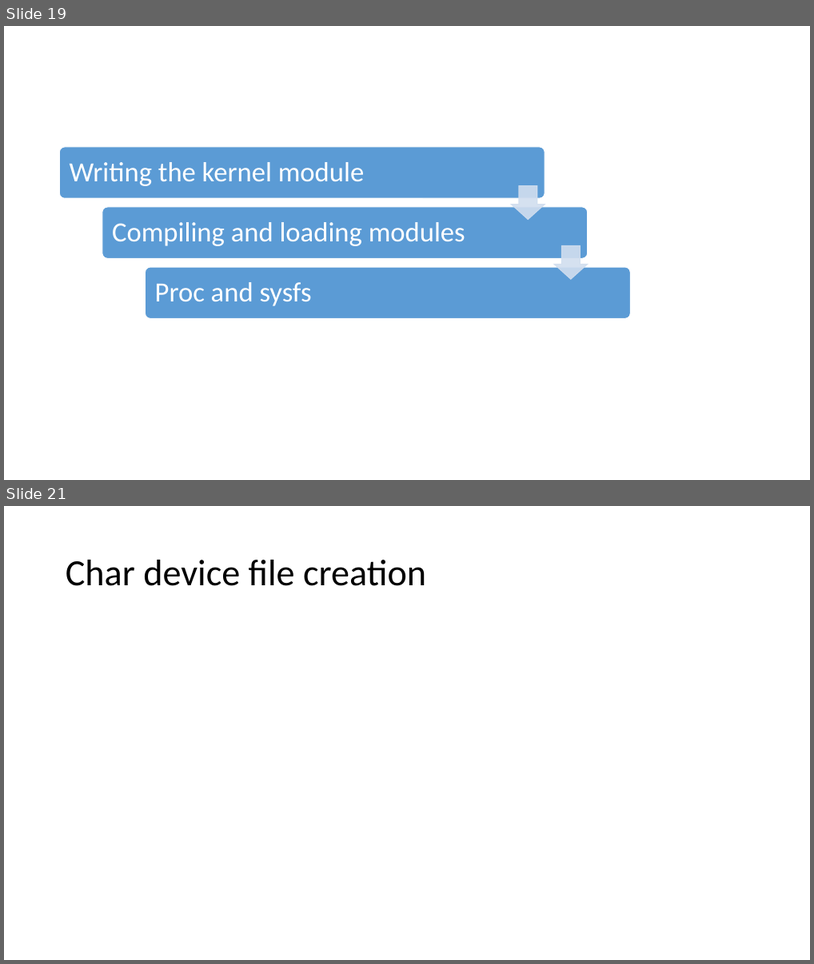
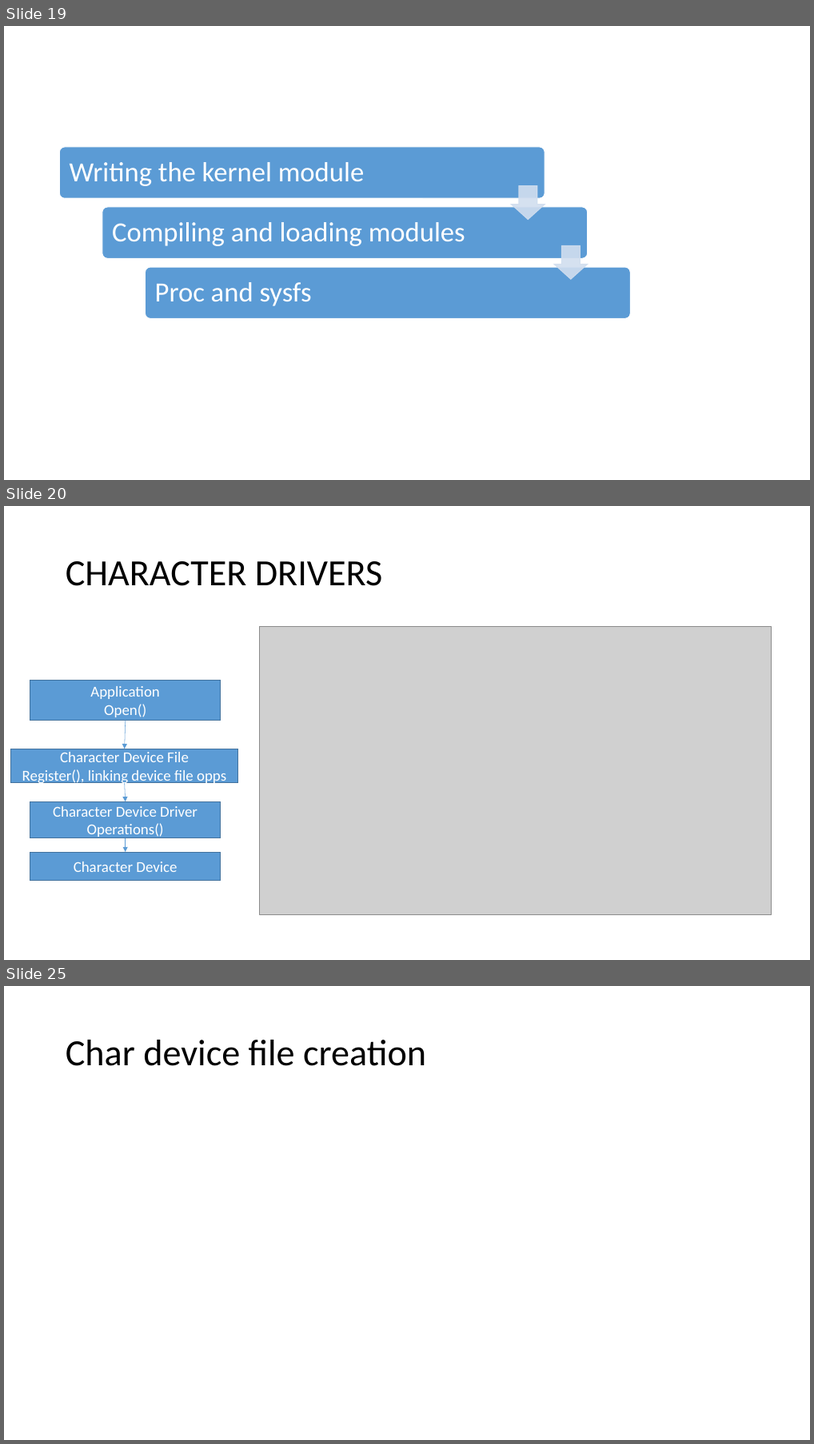
Before and after one commit to nihadjifri/Linux-device-drivers, a slide deck: Materials/ldd.pptx. Shown one above the other, each under a label of ours: slides 19 and 21 before the commit, slides 19, 20 and 25 after it; the slides between them are not shown. The pictures are 814x964 and 814x1444 pixels, drawn with LibreOffice and Linux fonts; fonts in the diff are those of the drawing; grey boxes stand for pictures. Boxes give left, top, right and bottom in pixels: in the first picture for what was removed or moved away, otherwise in the second. Text is boxed around its words. In the diff, an @@ line names an element or a change of style, - is before the commit and + after.

```diff
--- a/Materials/ldd.pptx
+++ b/Materials/ldd.pptx
@@ slide 20 added at [4,506,810,960], background #FFFFFF @@
@@ title added at [66,561,383,586], 44 pt, text #000000 @@
+CHARACTER DRIVERS
@@ picture added at [260,626,772,914] @@
@@ rectangle added at [30,680,221,720], fill #5B9BD5, outline #43739E 1 pt, 18 pt, text #FFFFFF @@
+Application
+Open()
@@ arrow added from (126, 720) to (124, 748), #5B9BD5 0.5 pt @@
@@ rectangle added at [10,748,238,783], fill #5B9BD5, outline #43739E 1 pt, 18 pt, text #FFFFFF @@
+Character Device File
+Register(), linking device file opps
@@ arrow added from (124, 783) to (126, 801), #5B9BD5 0.5 pt @@
@@ rectangle added at [30,801,221,837], fill #5B9BD5, outline #43739E 1 pt, 18 pt, text #FFFFFF @@
+Character Device Driver
+Operations()
@@ arrow added from (126, 838) to (126, 852), #5B9BD5 0.5 pt @@
@@ rectangle added at [30,852,221,880], fill #5B9BD5, outline #43739E 1 pt, 18 pt, text #FFFFFF @@
+Character Device
@@ what was slide 21 is now slide 25 @@
```
Also in this commit, not shown: 1 slide changed, 3 other slides added, 5 other files.
